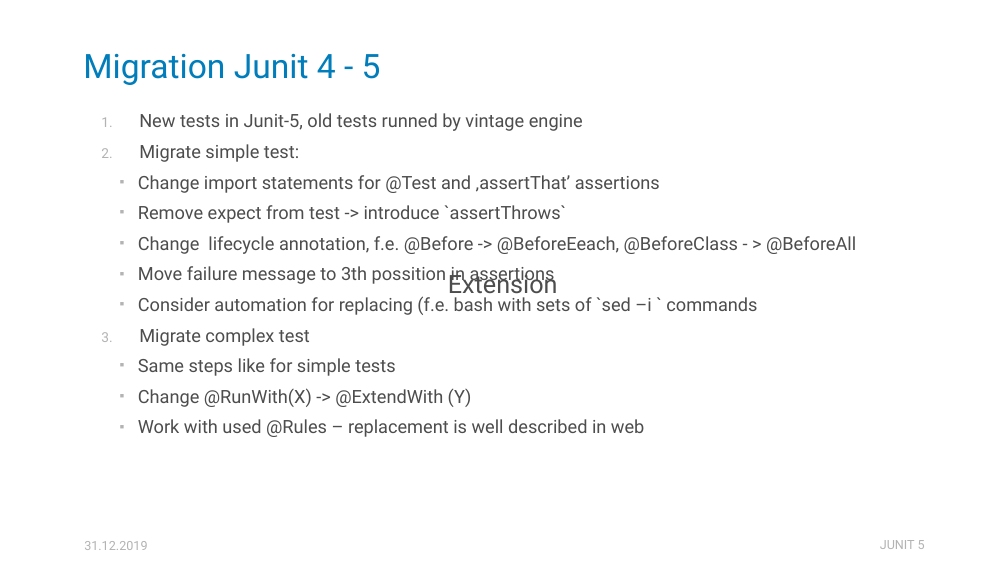
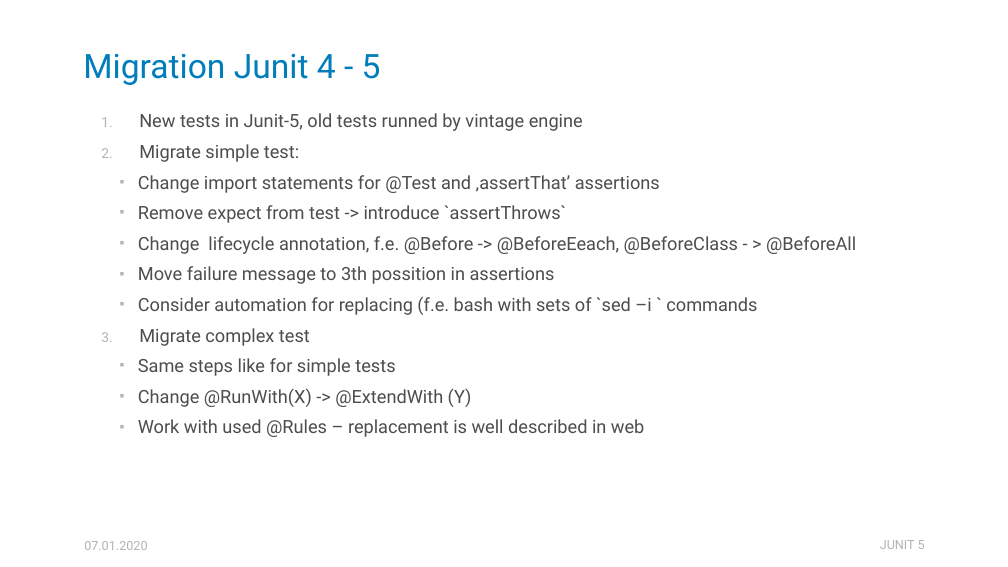
Before and after one commit to HellSpawn287/pf-presentations, a slide deck: slide 18 of ZJAVA/Junit5/Junit5 - ZJAVA.pptx. Drawn at 1008x567 pixels with LibreOffice and Linux fonts; fonts in the diff are those of the drawing. Boxes give left, top, right and bottom in pixels: in the first picture for what was removed or moved away, otherwise in the second. Text is boxed around its words. In the diff, an @@ line names an element or a change of style, - is before the commit and + after.

Commit message:
Junit5 - fix wordings

```diff
--- a/ZJAVA/Junit5/Junit5 - ZJAVA.pptx
+++ b/ZJAVA/Junit5/Junit5 - ZJAVA.pptx
@@ text removed at (448,270,558,299) @@
-Extension
@@ text at (84,541,147,550): text changed @@
-31.12.2019
+07.01.2020
```
Also in this commit, not shown: 17 other slides changed, 6 other files.
